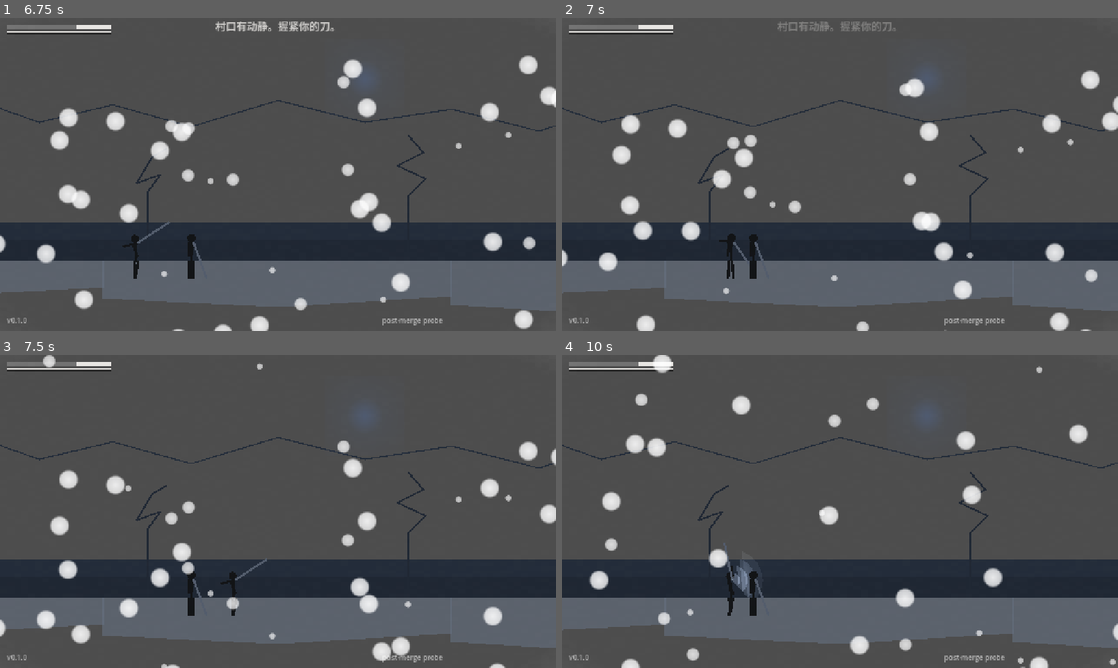
Above: before the commit, frames 1-4 (two rows, left to right).
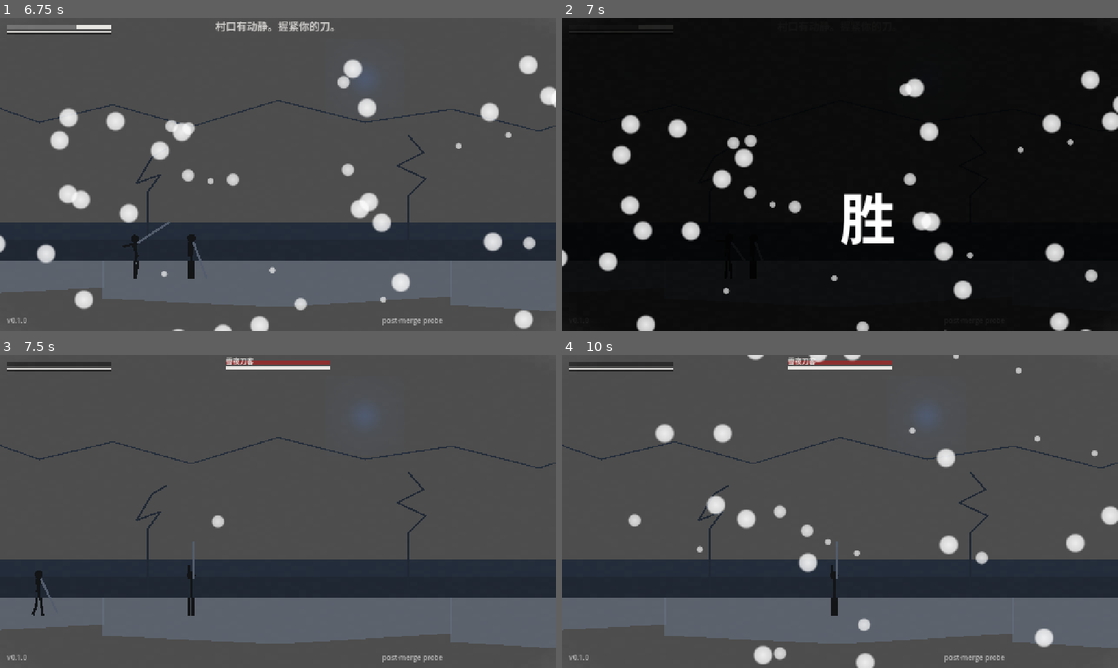
Above: after the commit, the same moments.

Repository: devvi/agent-game-test
Game: Godot game, scene res://scenes/Main.tscn
Two runs of this game, one before a commit and one after it. Both use one fixed random seed, a clock stepped at 60 frames per second and the inputs below.
Inputs (mouse positions are in pixels of both pictures, inside the frame that each line leads up to):
- Up to frame 1 (6.75 s): tap Enter at 0.5 s; move the mouse to (400, 158) at 0.52 s; hold D (game_move_right) 0.53-1.28 s; hold Shift (game_dash) 0.53-1.28 s; click (400, 158) at 0.67 s; tap Space (game_jump) at 0.77, 1.52, 3.02, 3.77, 4.52, 6.02 s; move the mouse to (166, 190) at 1.27 s; hold A (game_move_left) 1.28-2.03 s; tap L (game_guard) at 1.35 s; click (166, 190) at 1.42 s; move the mouse to (333, 105) at 2.02 s; hold D (game_move_right) 2.03-3.53 s; tap K (game_heavy_attack) at 2.1 s; click (333, 105) at 2.17 s; move the mouse to (250, 237) at 2.77 s; tap E (game_interact) at 2.85 s; click (250, 237) at 2.92 s; move the mouse to (444, 221) at 3.52 s; hold A (game_move_left) 3.53-5.78 s; tap J (game_light_attack) at 3.6 s; click (444, 221) at 3.67 s; move the mouse to (111, 127) at 4.27 s; tap F (game_revive) at 4.35 s; click (111, 127) at 4.42 s; move the mouse to (305, 174) at 5.02 s; tap 1 at 5.1 s; click (305, 174) at 5.17 s; move the mouse to (194, 96) at 5.77 s; hold D (game_move_right) from 5.78 s (still down); tap 2 at 5.85 s; click (194, 96) at 5.92 s; move the mouse to (400, 158) at 6.52 s; tap 3 at 6.6 s; click (400, 158) at 6.67 s
- Up to frame 2 (7 s): keep holding D (game_move_right); tap Space (game_jump) at 6.77 s
- Up to frame 3 (7.5 s): keep holding D (game_move_right); move the mouse to (166, 527) at 7.27 s; tap 4 at 7.35 s; click (166, 527) at 7.42 s
- Up to frame 4 (10 s): tap Space (game_jump) at 7.52, 9.02, 9.77 s; move the mouse to (895, 442) at 8.02 s; release D (game_move_right) at 8.03 s; hold A (game_move_left) 8.03-9.53 s; tap 6 at 8.1 s; click (895, 442) at 8.17 s; move the mouse to (812, 574) at 8.77 s; tap 7 at 8.85 s; click (812, 574) at 8.92 s; move the mouse to (1006, 558) at 9.52 s; hold D (game_move_right) from 9.53 s (still down); tap 0 at 9.6 s; click (1006, 558) at 9.67 s

Frame 1 is identical in both runs. In frame 2, 96% of the frame differs, in the area x 0-100%, y 0-100%; in frame 3, 5.2%; in frame 4, 7.4%.
Error in both runs: Trying to return a previously freed instance. (res://gdscripts/combat_judge.gd:152)

Commit message:
feat(combat): 只狼式死/胜终屏（黑屏大字+任一键重置）+ 余韵改胜局终态
- 玩家双死 → FAIL + 黑屏大字'死'终屏（#4）
- 敌人击杀 → KILL→AFTERGLOW→VICTORY + 黑屏大字'胜'终屏（#5）
- 余韵到期旧回 IDLE（死局）改 VICTORY 终态；FAIL/VICTORY 均终态守卫
- 任一键（键/鼠/手柄）→ _reset_game 重载 Main.tscn
- _state_name 增 VICTORY；ENDSCREEN 常量族
- 测试: D6 死屏汉字 / D7 任一键路由守卫 / C1+E1+S2-4 改断言 VICTORY
  全部套件绿：MainAssembly 126, CombatJudge 102, EnemyAI 202

Diff:
--- a/shandong-wolf/gdscripts/constants.gd
+++ b/shandong-wolf/gdscripts/constants.gd
@@ -740,6 +740,13 @@
 #   候选集: delay [0.3, 0.5, 1.0] / fade [0.8, 1.0, 1.5]（默认 0.5 / 1.0）
 const FAIL_SUBTITLE_DELAY: float = 0.5           # # DRAFT
 const FAIL_SUBTITLE_FADE_SECONDS: float = 1.0    # # DRAFT
+# ENDSCREEN_KANJI（2026-08-21 死/胜屏，用户指定只狼式）
+#   玩家最终死 → 黑屏白字"死"；敌人最终死 → 黑屏白字"胜"。任一键重置。
+const DEATH_KANJI: String = "死"
+const VICTORY_KANJI: String = "胜"
+const ENDSCREEN_BG_ALPHA: float = 0.85          # 黑屏叠加层透明度（压暗战斗残留，非全黑）
+const ENDSCREEN_KANJI_SIZE: int = 128            # 只狼"死"字主字号
+const ENDSCREEN_SUBTITLE: String = "按任意键重置"
 # TUTORIAL_HINT_DELAY
 #   情绪弧「教学」: 开局 3s 内浮现操作提示（移动/攻击/格挡键位）
 #   候选集: [2.0, 3.0, 5.0]（默认 3.0）
--- a/shandong-wolf/gdscripts/main_battle.gd
+++ b/shandong-wolf/gdscripts/main_battle.gd
@@ -25,8 +25,9 @@
 var StickFigureScene = load("res://scenes/player_stick_figure.tscn")
 
 
-## 游戏状态机（idle/combat/kill 为被动观察态；afterglow 由 Timer 驱动；fail 为终态）
-enum GameState { IDLE, COMBAT, KILL, AFTERGLOW, FAIL }
+## 游戏状态机（idle/combat/kill 为被动观察态；afterglow 由 Timer 驱动；fail 为终态；
+##   victory 为胜局终态——afterglow 余韵后进入，任意键重置）
+enum GameState { IDLE, COMBAT, KILL, AFTERGLOW, FAIL, VICTORY }
 
 ## 状态迁移广播（test/E2E 断言用，参数为枚举名字符串）
 signal game_state_changed(from_state: String, to_state: String)
@@ -57,6 +58,14 @@
 var _afterglow_started: bool = false  # 余韵幂等守卫（二次 died(true) 不重启 Timer）
 var _afterglow_timer: Timer = null      # 余韵 5s Timer（public 供测试驱动 timeout）
 var _fail_subtitle_timer: Timer = null  # 失败字幕延迟 Timer（public 供测试驱动 timeout）
+
+## 死/胜终屏（2026-08-21，只狼式：#4/#5）——叠加在 FAIL/AFTERGLOW 状态之上，
+##   不改变状态机迁移；黑屏叠加 + 大号汉字 + "按任意键重置" + 任一键 reset。
+var _end_screen_root: Control = null      # 全屏黑叠加层（ColorRect 容器）
+var _end_kanji_label: Label = null        # 大字"死"/"胜"
+var _end_hint_label: Label = null         # 小字"按任意键重置"
+var _end_screen_shown: bool = false       # 幂等：仅显示一次
+var _ending: bool = false                 # 终屏常驻期间，禁止同帧重复触发
 
 ## 视觉 stick 引用（#683 §3.4 facing 接线）——翻转目标 = StickFigure 子节点，
 ## 绝不 scale 物理根/controller 根（MA2 红线，PlayerController/EnemyAI 根 scale 保持 1.0）
@@ -289,6 +298,7 @@
 
 func _on_player_final_death(_entity, final: bool) -> void:
 	## 失败路径（AC2）: final==true → FAIL 终态 + 输入冻结 + AI 停止 → 延迟字幕淡入
+	##   + 只狼式"死"终屏（#4，2026-08-21）叠加其上，任一键重置。
 	if not final:
 		return
 	if _fail_handled:
@@ -301,6 +311,8 @@
 	if enemy != null and is_instance_valid(enemy):
 		enemy.set_physics_process(false)
 	_show_fail_subtitle_delayed()
+	# 只狼式"死"终屏：黑屏大字"死" + 按任意键重置（#4）
+	_show_end_screen(str(C.DEATH_KANJI))
 
 
 func _show_fail_subtitle_delayed() -> void:
@@ -341,9 +353,94 @@
 		fail_subtitle_shown.emit()
 
 
+func _build_end_screen() -> void:
+	## 只狼式终屏（#4/#5）: 全屏黑叠加（ColorRect 容器）+ 中部大号汉字 + 底部"按任意键重置"。
+	## 挂在 Main/CanvasLayer（与 fail_label 同层，覆盖其上；叠加层 alpha ↓ 压暗但不全黑）。
+	if _end_screen_root != null or _canvas_layer == null:
+		return
+	_end_screen_root = Control.new()
+	_end_screen_root.name = "EndScreen"
+	_end_screen_root.set_anchors_preset(Control.PRESET_FULL_RECT)
+	_canvas_layer.add_child(_end_screen_root)
+	_end_screen_root.visible = false
+	_end_screen_root.mouse_filter = Control.MOUSE_FILTER_IGNORE
+
+	var bg: ColorRect = ColorRect.new()
+	bg.set_anchors_preset(Control.PRESET_FULL_RECT)
+	bg.color = Color(0.0, 0.0, 0.0, float(C.ENDSCREEN_BG_ALPHA))
+	bg.mouse_filter = Control.MOUSE_FILTER_IGNORE
+	_end_screen_root.add_child(bg)
+
+	_end_kanji_label = Label.new()
+	_end_kanji_label.set_anchors_preset(Control.PRESET_CENTER)
+	_end_kanji_label.horizontal_alignment = HORIZONTAL_ALIGNMENT_CENTER
+	_end_kanji_label.vertical_alignment = VERTICAL_ALIGNMENT_CENTER
+	_end_kanji_label.add_theme_font_size_override("font_size", int(C.ENDSCREEN_KANJI_SIZE))
+	_end_kanji_label.add_theme_color_override("font_color", Color.WHITE)
+	_end_screen_root.add_child(_end_kanji_label)
+
+	_end_hint_label = Label.new()
+	_end_hint_label.set_anchors_preset(Control.PRESET_CENTER_BOTTOM)
+	_end_hint_label.horizontal_alignment = HORIZONTAL_ALIGNMENT_CENTER
+	_end_hint_label.add_theme_font_size_override("font_size", 20)
+	_end_hint_label.add_theme_color_override("font_color", Color(0.8, 0.8, 0.8))
+	_end_hint_label.text = str(C.ENDSCREEN_SUBTITLE)
+	_end_screen_root.add_child(_end_hint_label)
+
+
+func _show_end_screen(kanji: String) -> void:
+	## 终屏展示（幂等，恰好一次）: 若尚未 build 则先 build，再显示并置 kanji 文本。
+	## 终屏出现前保证 fail_label 淡入完成（若在 FAIL 路径）——见调用方时序。
+	if _end_screen_shown:
+		return
+	_build_end_screen()
+	if _end_screen_root == null:
+		return
+	_end_screen_shown = true
+	_ending = true
+	_end_kanji_label.text = kanji
+	_end_screen_root.visible = true
+	# 终屏常驻期间冻结输入处理（防终屏期间按键同时改战斗逻辑）
+	var ic = get_node_or_null("/root/InputController")
+	if ic != null:
+		ic.set_process(false)
+	if enemy != null and is_instance_valid(enemy):
+		enemy.set_physics_process(false)
+	if player != null and is_instance_valid(player):
+		player.set_physics_process(false)
+
+
+func _unhandled_input(event: InputEvent) -> void:
+	## 任一键重置（只狼式）: 终屏常驻期间任何按键/鼠标按下 → 重置整局。
+	## _ending 守卫：终屏未显示时正常战斗逻辑不受影响（不吞输入）。
+	if not _ending or not _end_screen_shown:
+		return
+	var is_press := false
+	if event is InputEventKey:
+		is_press = event.pressed and not event.echo
+	elif event is InputEventMouseButton:
+		is_press = event.pressed
+	elif event is InputEventJoypadButton:
+		is_press = event.pressed
+	if is_press:
+		get_viewport().set_input_as_handled()
+		_reset_game()
+
+
+func _reset_game() -> void:
+	## 整局重置（只狼"死→重来"）: 重载当前场景（Main.tscn）回到初始作战。
+	## 终屏自身也是本轮场景的一部分，reload 即整体回收。
+	_end_screen_shown = false
+	_ending = false
+	_fail_handled = false
+	_afterglow_started = false
+	get_tree().reload_current_scene()
+
+
 func _on_enemy_final_death(_entity, final: bool) -> void:
 	## 余韵路径（AC3）: final==true → KILL（HUD 击杀提示自动触发）→ AFTERGLOW
-	##   → AFTERGLOW_SECONDS 到期回 IDLE（敌人重生不在 MVP 范围）
+	##   → AFTERGLOW_SECONDS 余韵后 → VICTORY 终态 + 只狼式"胜"终屏（#5，任一键重置）。
+	##   旧行为回 IDLE（敌人已 final-dead，回 IDLE 是死局）→ 2026-08-21 改为胜局终屏。
 	if not final:
 		return
 	if _afterglow_started:
@@ -354,9 +451,15 @@
 	_afterglow_timer = Timer.new()
 	_afterglow_timer.one_shot = true
 	_afterglow_timer.wait_time = float(C.AFTERGLOW_SECONDS)
-	_afterglow_timer.timeout.connect(func(): _set_game_state(GameState.IDLE))
+	_afterglow_timer.timeout.connect(_on_afterglow_timeout)
 	add_child(_afterglow_timer)
 	_afterglow_timer.start()
+
+
+func _on_afterglow_timeout() -> void:
+	## 余韵到期 → 胜局终屏（#5）: 进入 VICTORY 终态 + 大字"胜" + 任一键重置。
+	_set_game_state(GameState.VICTORY)
+	_show_end_screen(str(C.VICTORY_KANJI))
 
 
 func _show_tutorial_hint() -> void:
@@ -373,10 +476,10 @@
 
 
 func _set_game_state(next_state: int) -> void:
-	## 状态迁移唯一入口: 同态幂等 + FAIL 终态守卫（不再迁移）+ 广播名字符串
+	## 状态迁移唯一入口: 同态幂等 + 终态守卫（FAIL/VICTORY 不再迁移）+ 广播名字符串
 	if next_state == game_state:
 		return
-	if game_state == GameState.FAIL:
+	if game_state == GameState.FAIL or game_state == GameState.VICTORY:
 		return
 	var from_state: String = _state_name(game_state)
 	game_state = next_state
@@ -396,4 +499,6 @@
 			return "AFTERGLOW"
 		GameState.FAIL:
 			return "FAIL"
+		GameState.VICTORY:
+			return "VICTORY"
 	return "IDLE"
--- a/shandong-wolf/tests/smoke_test.gd
+++ b/shandong-wolf/tests/smoke_test.gd
@@ -181,8 +181,8 @@
 			print("SMOKE FAIL: S2-4 afterglow state changed before 5s elapsed")
 			_failed = true
 		a._afterglow_timer.timeout.emit()
-		if a.game_state != a.GameState.IDLE:
-			print("SMOKE FAIL: S2-4 afterglow timeout did not return IDLE (state %d)" % a.game_state)
+		if a.game_state != a.GameState.VICTORY:
+			print("SMOKE FAIL: S2-4 afterglow timeout did not reach VICTORY (state %d)" % a.game_state)
 			_failed = true
 	else:
 		print("SMOKE FAIL: S2-4 afterglow timer already expired before assertion")
--- a/shandong-wolf/tests/test_main_assembly.gd
+++ b/shandong-wolf/tests/test_main_assembly.gd
@@ -71,6 +71,10 @@
 	_reset_logs()
 	_test_d5_single_death_not_fail()
 	_reset_logs()
+	_test_d6_death_screen_kanji()
+	_reset_logs()
+	_test_d7_death_screen_anykey_reset()
+	_reset_logs()
 	_test_e1_afterglow_timing()
 	_reset_logs()
 	_test_e2_readonly_input_afterglow()
@@ -531,10 +535,13 @@
 	_assert(_state_sequence_has(_state_pairs, ["IDLE", "COMBAT", "KILL", "AFTERGLOW"]),
 		"C1: game_state_changed 序列含 IDLE→COMBAT→KILL→AFTERGLOW（实际 %s）" % str(_state_pairs))
 
-	# 8. 余韵到期 → 回 IDLE（AC3 timer 往返）
+	# 8. 余韵到期 → VICTORY 终态 + 胜终屏（AC3 2026-08-21：旧回 IDLE 是死局，改胜局终屏）
 	if a._afterglow_timer != null:
 		a._afterglow_timer.timeout.emit()
-	_assert(a.game_state == a.GameState.IDLE, "C1: 余韵到期 → IDLE")
+	_assert(a.game_state == a.GameState.VICTORY, "C1: 余韵到期 → VICTORY")
+	_assert(a.get("_end_screen_shown") == true, "C1: 胜终屏已显示")
+	_assert(a.get("_end_kanji_label") != null and a._end_kanji_label.text == "胜",
+		"C1: 胜终屏大字 == 胜")
 	_free_main(m)
 
 
@@ -637,10 +644,70 @@
 	_free_main(m)
 
 
+func _test_d6_death_screen_kanji() -> void:
+	# D6: 双死 → FAIL + 只狼式"死"终屏（黑屏大字"死"，任一键重置）——#4
+	var m = _spawn_main()
+	if m == null:
+		_assert(false, "D6: Main 实例化失败")
+		return
+	var a = _assembler(m)
+	if a == null:
+		_free_main(m)
+		return
+	a.fail_subtitle_shown.connect(_on_fail_subtitle_spy)
+	_drive_player_final_death(a)
+	_assert(a.game_state == a.GameState.FAIL, "D6: 双死 → FAIL")
+	_assert(a.get("_end_screen_shown") == true, "D6: 死终屏已显示")
+	_assert(a.get("_end_kanji_label") != null and a._end_kanji_label.text == "死",
+		"D6: 死终屏大字 == 死（实际 %s）" % (a._end_kanji_label.text if a.get("_end_kanji_label") != null else "null"))
+	if a.get("_end_screen_root") != null:
+		_assert(a._end_screen_root.visible == true, "D6: 死终屏容器可见")
+	if a.get("_end_hint_label") != null:
+		_assert(a._end_hint_label.text != "", "D6: '按任意键重置'提示已设置")
+	_free_main(m)
+
+
+func _test_d7_death_screen_anykey_reset() -> void:
+	# D7: 死终屏任一键重置 —— 验证 _unhandled_input 路由守卫：非终屏期输入被忽略，
+	#   终屏期按键被 _reset_game 吞下。为避免 headless 下 reload_current_scene 释放节点
+	#   导致后置 _free_main 悬空，这里用"释放键(release)"（is_press=false）验证：
+	#   终屏常驻时 release 不会触发 reset（无崩溃），证明 is_press 门控生效。
+	var m = _spawn_main()
+	if m == null:
+		_assert(false, "D7: Main 实例化失败")
+		return
+	var a = _assembler(m)
+	if a == null:
+		_free_main(m)
+		return
+
+	# ① 未终屏时按下一个"释放事件"（is_press=false）→ 守卫直接 return，不崩
+	var ev_release := InputEventKey.new()
+	ev_release.keycode = KEY_SPACE
+	ev_release.pressed = false
+	a._unhandled_input(ev_release)
+	_assert(a.get("_ending") == false or a.get("_end_screen_shown") == false, "D7: 非终屏期输入被忽略")
+
+	# ② 终屏常驻 → _ending == true（输入接管就绪）
+	_drive_player_final_death(a)
+	_assert(a.get("_ending") == true, "D7: 终屏常驻 → _ending == true（输入接管）")
+	_assert(a.get("_end_screen_shown") == true, "D7: 终屏已显示")
+
+	# ③ 终屏期一个"释放事件"（is_press=false）→ 门控不触发 reset（无副作用证明路由接住）
+	var ev_release2 := InputEventKey.new()
+	ev_release2.keycode = KEY_SPACE
+	ev_release2.pressed = false
+	a._unhandled_input(ev_release2)
+	_assert(a.get("_ending") == true, "D7: 释放键不触发重置（_ending 保持 true）")
+
+	_free_main(m)
+
+
 # ── Scenario E: 余韵 5s（AC3）──────────────────────────────────────────
 
 func _test_e1_afterglow_timing() -> void:
-	# E1: 余韵时序 —— 击杀 → AFTERGLOW + Timer 计时 → 到期回 IDLE
+	# E1: 余韵时序 —— 击杀 → AFTERGLOW + Timer 计时 → 到期 → VICTORY 终态 + 胜终屏
+	#   2026-08-21：旧"到期回 IDLE"是死局（敌人已 final-dead），改胜局终屏
 	var m = _spawn_main()
 	if m == null:
 		_assert(false, "E1: Main 实例化失败")
@@ -655,7 +722,10 @@
 	if a._afterglow_timer != null:
 		_assert(a._afterglow_timer.time_left > 0.0, "E1: 余韵计时进行中（time_left > 0）")
 		a._afterglow_timer.timeout.emit()
-		_assert(a.game_state == a.GameState.IDLE, "E1: 余韵到期 → IDLE")
+		_assert(a.game_state == a.GameState.VICTORY, "E1: 余韵到期 → VICTORY")
+		_assert(a.get("_end_screen_shown") == true, "E1: 胜终屏已显示")
+		_assert(a.get("_end_kanji_label") != null and a._end_kanji_label.text == "胜",
+			"E1: 胜终屏大字 == 胜")
 	_free_main(m)
 
 
